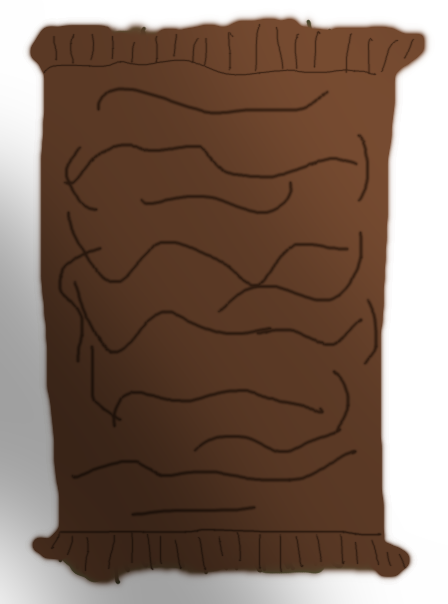
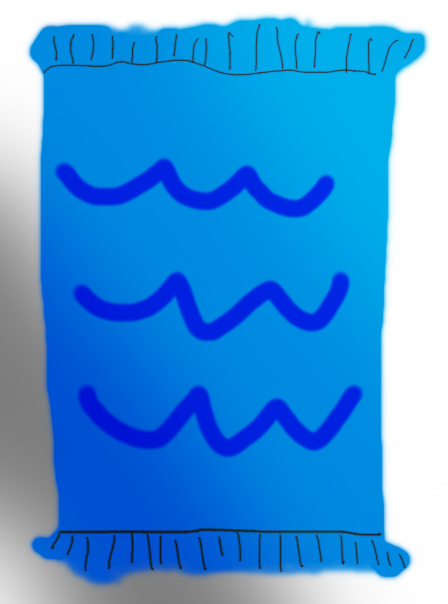
Revision of a layered 448×604 image; what changed, layer by layer:
"Layer #7": opacity 38% → 52% over [0, 11, 433, 604]
added group "Water" with 3 layers above "Mud" over [22, 11, 433, 595]
added layer "Lines #2" in group "Water" over [42, 23, 416, 574]
added layer "Layer #10" in group "Water" over [22, 11, 433, 595]
hid group "Mud" (3 layers) over [22, 11, 433, 595]
hid group "Starter" (2 layers) over [33, 19, 424, 585]
